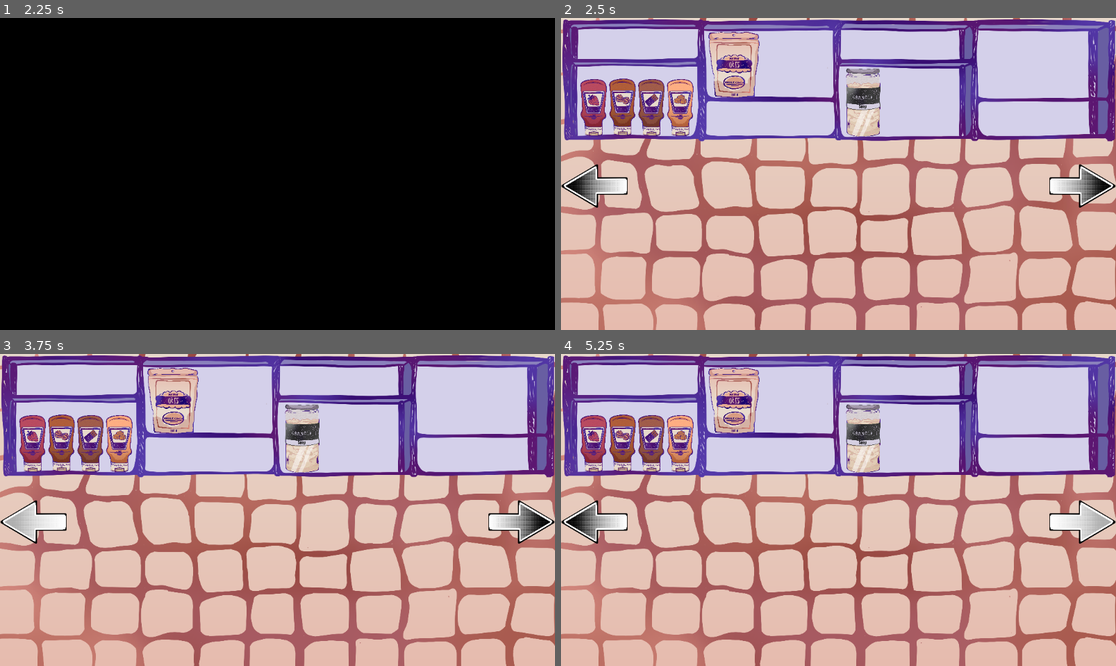
Above: before the commit, frames 1-4 (two rows, left to right).
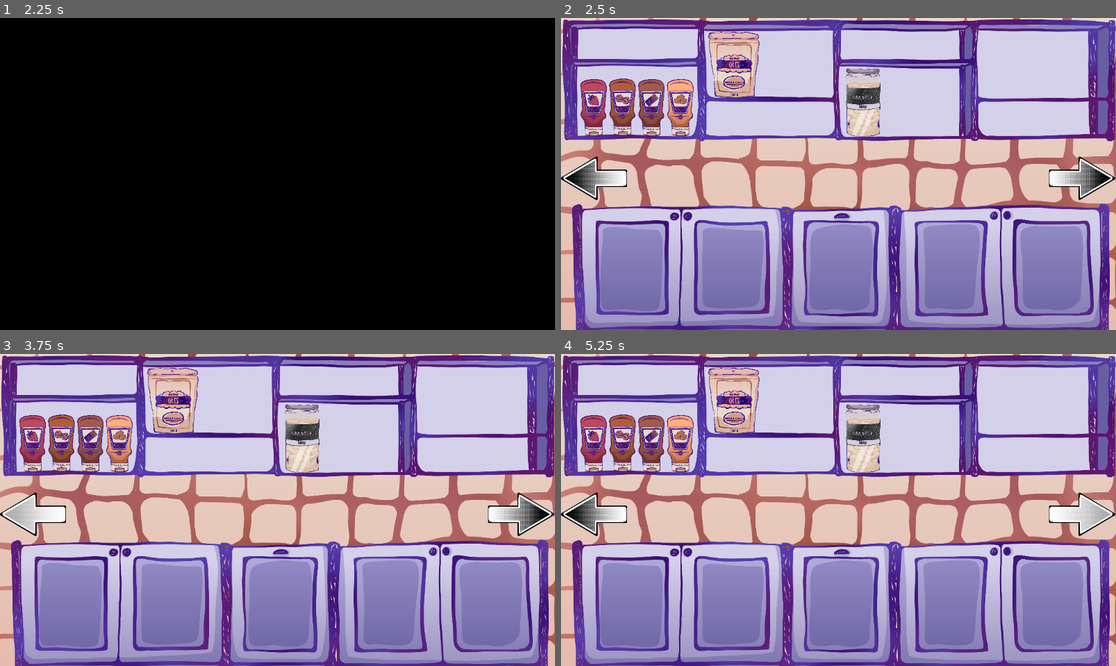
Above: after the commit, the same moments.

Repository: authenticBloodshed/gOATmeal
Game: Godot game, scene res://MainMenu.tscn
Same seed, same stepped clock (60 frames per second), same inputs: the game is played once before the commit and once after it.
Inputs (mouse positions are in pixels of both pictures, inside the frame that each line leads up to; where the layout moved, square brackets give the same spot in the first picture):
- Up to frame 1 (2.25 s): click "START" at 0.5 s; click "START" at 1.25 s; click "START" at 2 s
- Up to frame 2 (2.5 s): no input
- Up to frame 3 (3.75 s): click (521, 516) [521, 522] at 2.75 s; click (33, 516) at 3.5 s
- Up to frame 4 (5.25 s): click (594, 516) [594, 522] at 4.25 s; click (1054, 519) at 5 s

Frame 1 is identical in both runs. In frame 2, 40% of the frame differs, in the area x 0-100%, y 44-100%; in frame 3, 40%; in frame 4, 40%.

Commit message:
added kitchen counter

Diff:
--- a/game.tscn
+++ b/game.tscn
@@ -17,6 +17,7 @@
 [ext_resource type="Texture2D" uid="uid://d3tm05tra0x64" path="res://caramelsauce.png" id="15_yl3aa"]
 [ext_resource type="Texture2D" uid="uid://cl4ane2t12qu2" path="res://Granola.png" id="16_mqdtn"]
 [ext_resource type="Texture2D" uid="uid://ba47p4y5pemp8" path="res://Oatmeal.png" id="17_1x84r"]
+[ext_resource type="Texture2D" uid="uid://bm4ma2yhmahx2" path="res://KitchenCounter.png" id="18_ys6ic"]
 
 [node name="Game" type="Node2D"]
 script = ExtResource("1_ottce")
@@ -61,10 +62,10 @@
 volume_db = 10.0
 
 [node name="PrepStationButton" type="TextureButton" parent="."]
-offset_left = 1013.0
-offset_top = 279.0
-offset_right = 1152.0
-offset_bottom = 422.0
+offset_left = 1012.0
+offset_top = 263.0
+offset_right = 1151.0
+offset_bottom = 406.0
 texture_normal = ExtResource("5_h2uob")
 texture_pressed = ExtResource("6_lbjtf")
 texture_hover = ExtResource("7_xh6vo")
@@ -72,9 +73,10 @@
 stretch_mode = 0
 
 [node name="FridgeButton" type="TextureButton" parent="."]
-offset_top = 279.0
-offset_right = 139.0
-offset_bottom = 422.0
+offset_left = -1.0
+offset_top = 263.0
+offset_right = 138.0
+offset_bottom = 406.0
 texture_normal = ExtResource("5_h2uob")
 texture_pressed = ExtResource("6_lbjtf")
 texture_hover = ExtResource("7_xh6vo")
@@ -117,6 +119,11 @@
 scale = Vector2(0.07, 0.07)
 texture = ExtResource("17_1x84r")
 
+[node name="KitchenCounter" type="Sprite2D" parent="."]
+position = Vector2(574, 515)
+scale = Vector2(0.379, 0.379)
+texture = ExtResource("18_ys6ic")
+
 [connection signal="pressed" from="CloseButton" to="." method="_on_close_button_pressed"]
 [connection signal="pressed" from="CloseButton" to="Breakfast" method="_on_close_button_pressed"]
 [connection signal="pressed" from="CloseButton" to="CloseButton" method="_on_pressed"]
Binary file added: KitchenCounter.png
Not shown, added: KitchenCounter.png.import
Not shown: 1 places in game.tscn that only renumber resources
